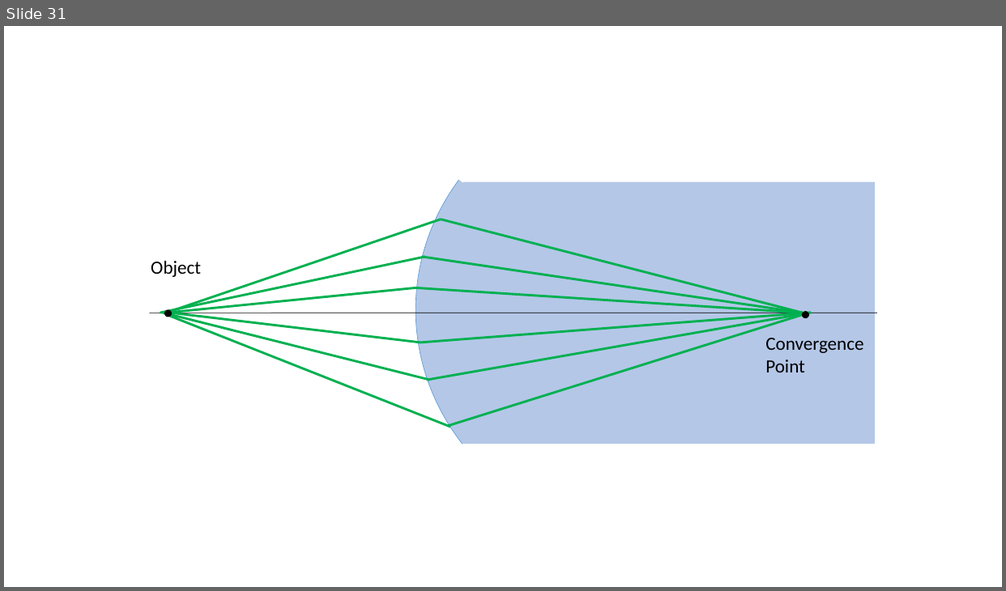
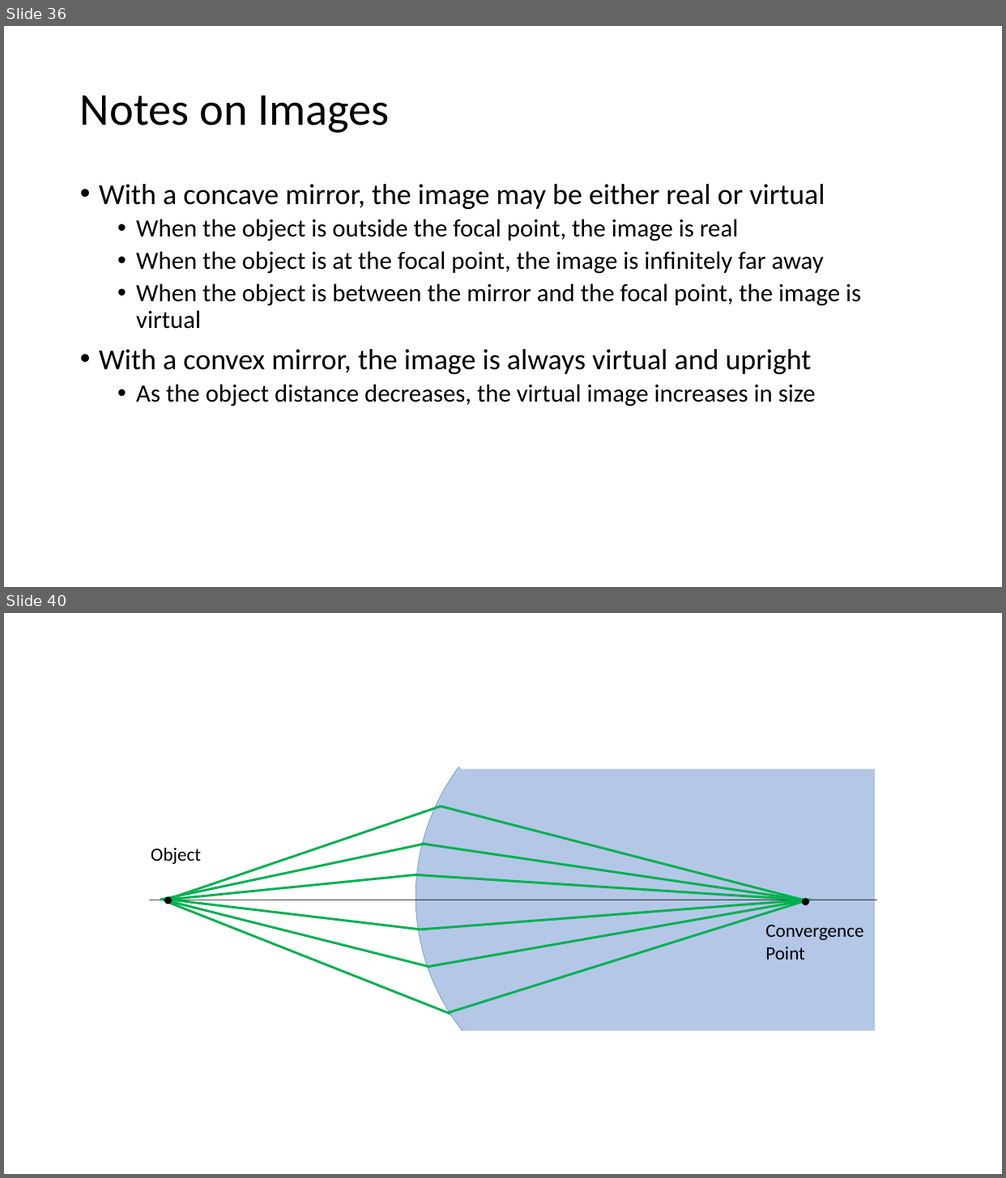
Before and after one commit to rtlines/Introductory-Physics-II, a slide deck: Lecture_Slides/PH 123 Lecture 16.pptx. Shown one above the other, each under a label of ours: slide 31 before the commit, slides 36 and 40 after it; the slides between them are not shown. The pictures are 1006x591 and 1006x1178 pixels, drawn with LibreOffice and Linux fonts; fonts in the diff are those of the drawing. Boxes give left, top, right and bottom in pixels: in the first picture for what was removed or moved away, otherwise in the second. Text is boxed around its words. In the diff, an @@ line names an element or a change of style, - is before the commit and + after.

```diff
--- a/Lecture_Slides/PH 123 Lecture 16.pptx
+++ b/Lecture_Slides/PH 123 Lecture 16.pptx
@@ slide 36 added at bbox=[4, 26, 1002, 587], background #FFFFFF @@
@@ title added at bbox=[80, 95, 390, 133], 44 pt, text #000000 @@
+Notes on Images
@@ text added at bbox=[99, 184, 861, 407], 24 pt, text #000000 @@
+• With a concave mirror, the image may be either real or virtual
+  • When the object is outside the focal point, the image is real
+  • When the object is at the focal point, the image is infinitely far away
+  • When the object is between the mirror and the focal point, the image is virtual
+• With a convex mirror, the image is always virtual and upright
+  • As the object distance decreases, the virtual image increases in size
@@ what was slide 31 is now slide 40 @@
```
Also in this commit, not shown: 44 other slides added, 10 other files.
